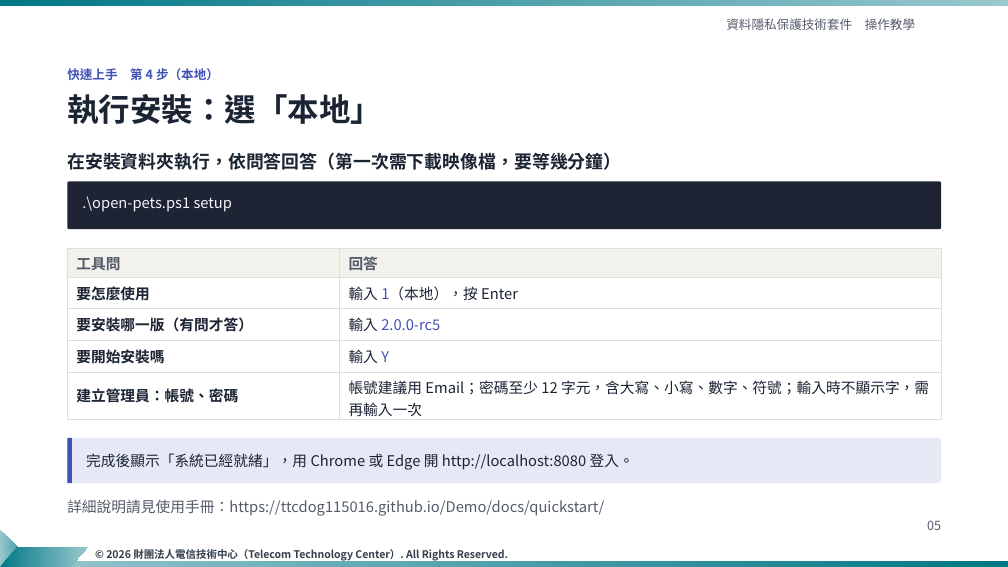
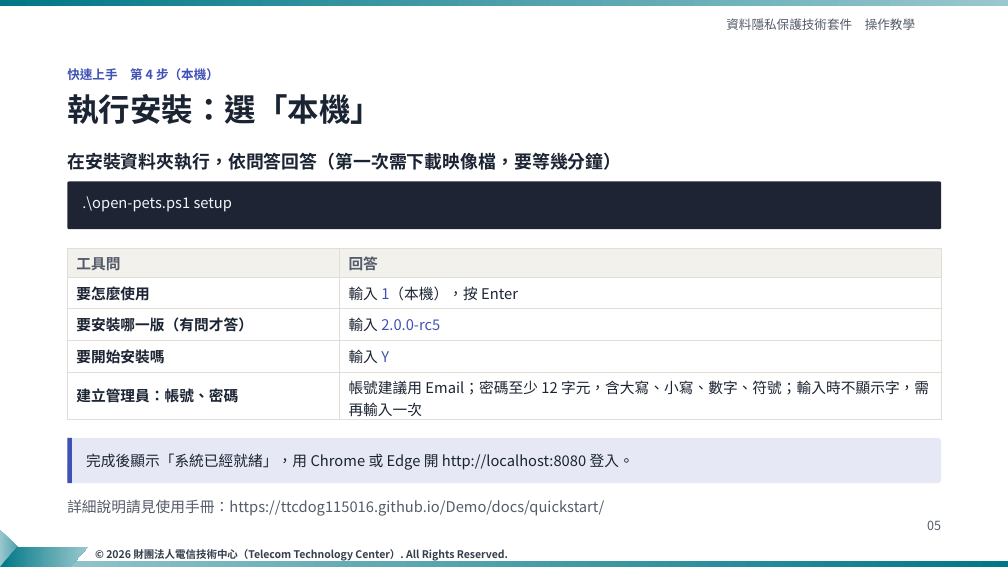
Before and after one commit to ttcdog115016/Demo, a slide deck: slide 5 of slides/資料隱私保護技術套件_操作教學_TTC樣板_v4.pptx. Drawn at 1008x567 pixels with LibreOffice and Linux fonts; fonts in the diff are those of the drawing; background and template pictures are left out. Boxes give left, top, right and bottom in pixels: in the first picture for what was removed or moved away, otherwise in the second. Text is boxed around its words. In the diff, an @@ line names an element or a change of style, - is before the commit and + after.

```diff
--- a/slides/資料隱私保護技術套件_操作教學_TTC樣板_v4.pptx
+++ b/slides/資料隱私保護技術套件_操作教學_TTC樣板_v4.pptx
@@ text at bbox=[67, 68, 219, 80]: text changed @@
-快速上手 第 4 步（本地）
+快速上手 第 4 步（本機）
@@ text at bbox=[67, 94, 382, 124]: text changed @@
-執行安裝：選「本地」
+執行安裝：選「本機」
@@ table at bbox=[67, 248, 941, 421] @@
-row 2, column 2: 輸入 1（本地），按 Enter
+row 2, column 2: 輸入 1（本機），按 Enter
```
Also in this commit, not shown: 6 other slides changed, 10 other files.
